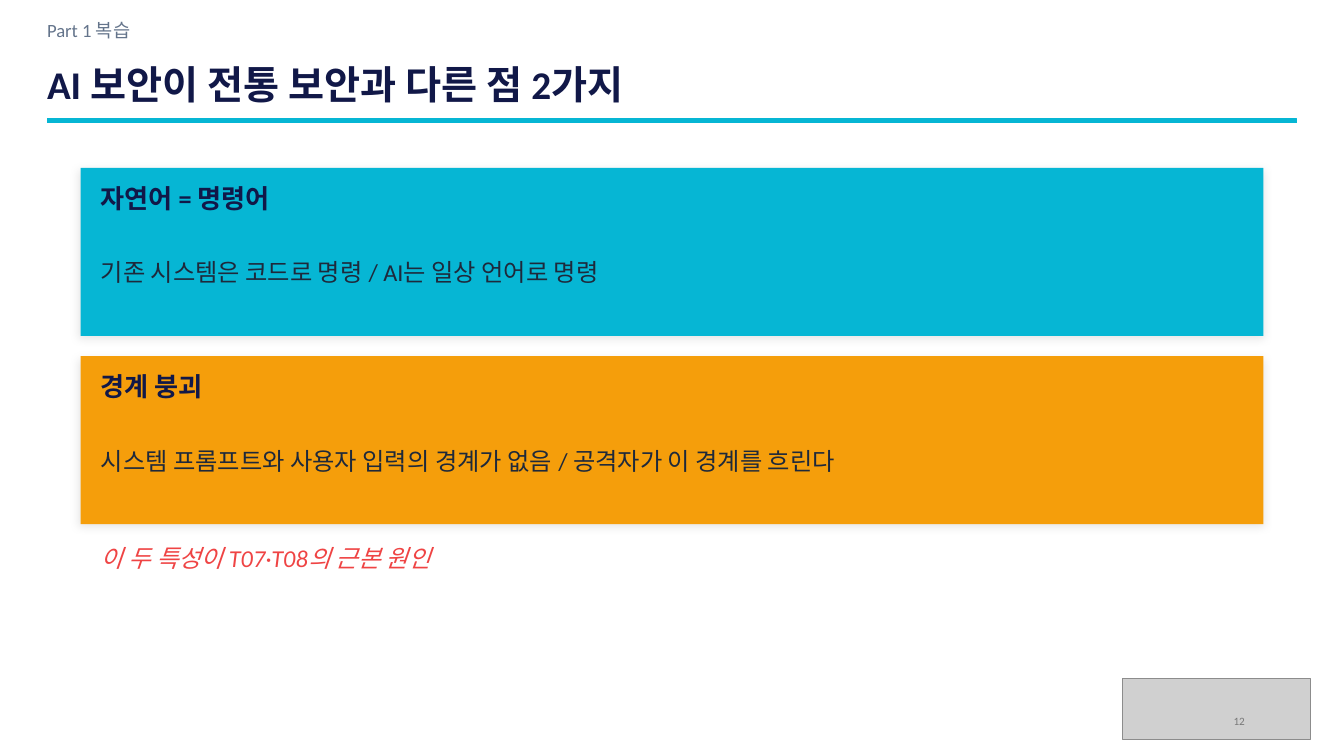
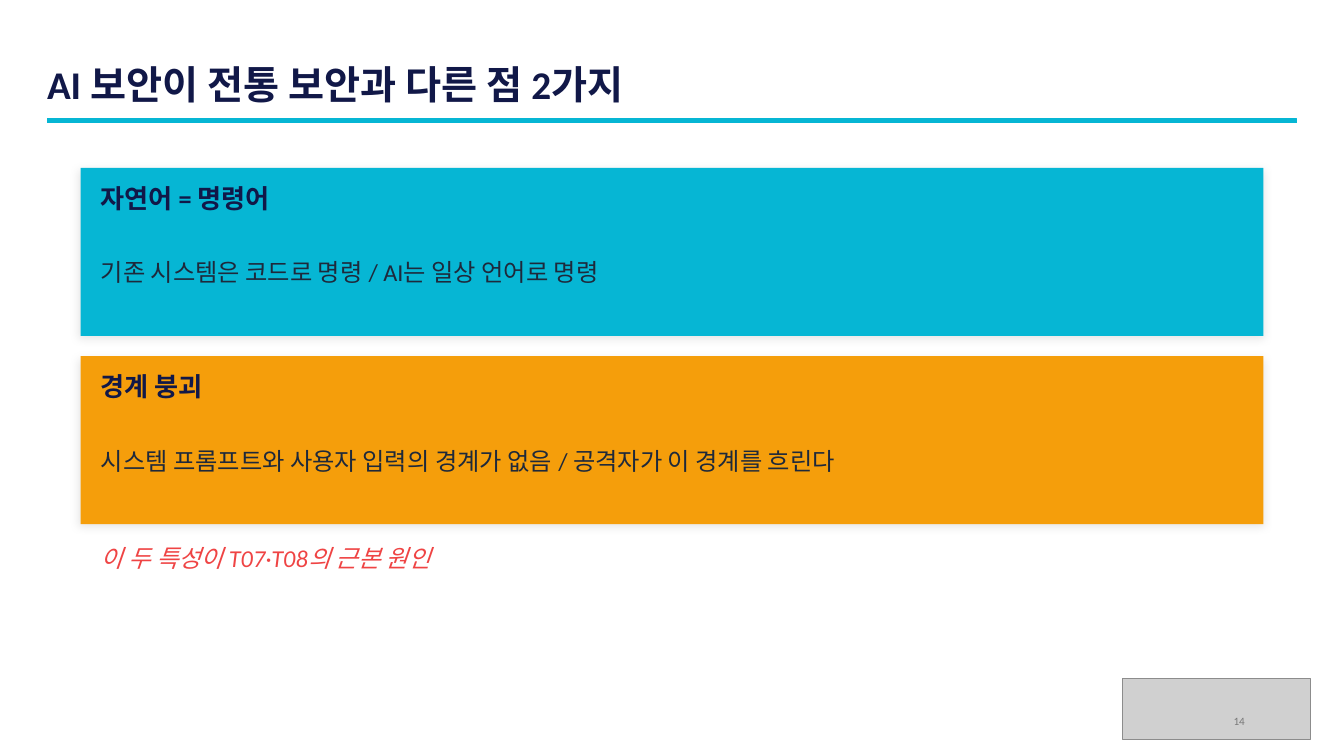
Before and after one commit to sulgik/security-workshop, a slide deck: slide 14 of ws01/class/3일차_1.pptx (slide 12 before the commit). Drawn at 1344x756 pixels with LibreOffice and Linux fonts; fonts in the diff are those of the drawing; grey boxes stand for pictures. Boxes give left, top, right and bottom in pixels: in the first picture for what was removed or moved away, otherwise in the second. Text is boxed around its words. In the diff, an @@ line names an element or a change of style, - is before the commit and + after.

```diff
--- a/ws01/class/3일차_1.pptx
+++ b/ws01/class/3일차_1.pptx
@@ text removed at [47,22,130,39] @@
-Part 1 복습
@@ page number at [1234,718,1245,725]: text changed @@
-12
+14
```
Also in this commit, not shown: 9 other slides changed, 4 slides added, 2 slides removed, 7 other files.
